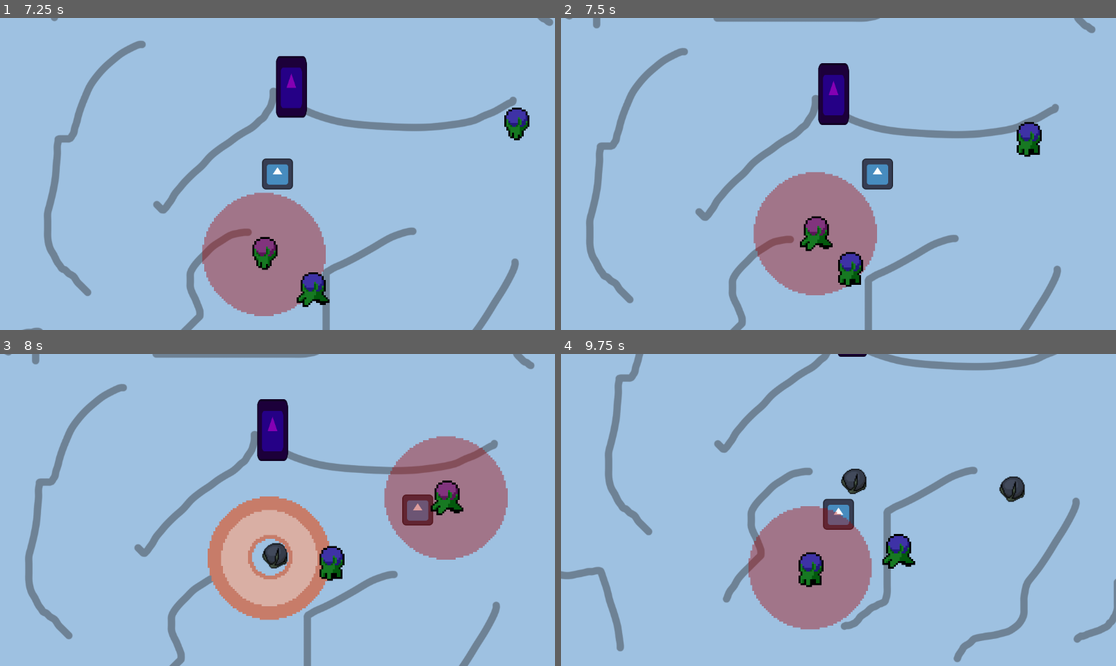
Above: before the commit, frames 1-4 (two rows, left to right).
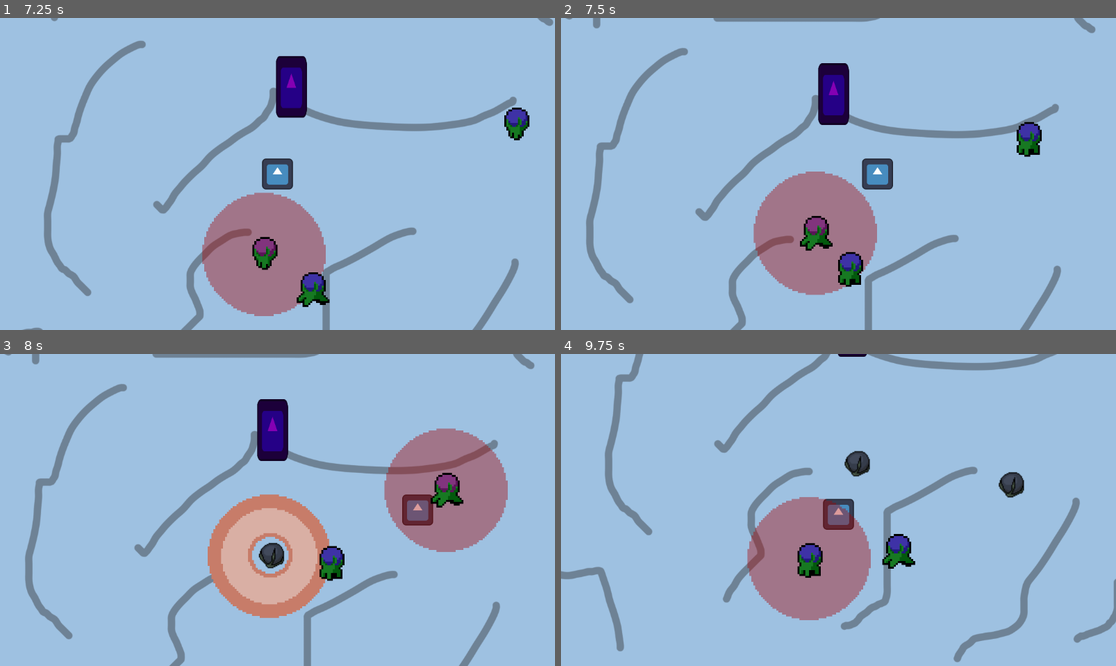
Above: after the commit, the same moments.

Repository: SleepyStudios/SummonerSurvivor
Game: Godot game, scene res://scenes/main.tscn
Same seed, same stepped clock (60 frames per second), same inputs: the game is played once before the commit and once after it. The engine's default icon, where the game draws it, is replaced by a stand-in: a white triangle on a blue panel in a dark square.
Inputs:
- Up to frame 1 (7.25 s): tap Enter at 0.5 s; hold Right (right) 0.53-1.28 s; tap Space (dash) every 0.75 s from 0.6 to 6.6 s; hold Down (down) 1.28-2.03 s; hold Right (right) 2.03-2.78 s; hold Up (up) 2.78-3.53 s; hold Left (left) 3.53-5.03 s; hold Down (down) 5.03-5.78 s; hold Right (right) 5.78-6.53 s; hold Up (up) from 6.53 s (still down)
- Up to frame 2 (7.5 s): release Up (up) at 7.28 s; hold Right (right) from 7.28 s (still down); tap Space (dash) at 7.35 s
- Up to frame 3 (8 s): keep holding Right (right)
- Up to frame 4 (9.75 s): release Right (right) at 8.03 s; hold Down (down) 8.03-8.78 s; tap Space (dash) at 8.1, 8.85, 9.6 s; hold Left (left) 8.78-9.53 s; hold Up (up) from 9.53 s (still down)

Frame 1 is identical in both runs. In frame 2, 0.2% of the frame differs, in the area x 34-57%, y 49-89%; in frame 3, 2.6%; in frame 4, 2.7%, in the area x 33-84%, y 30-89%.

Commit message:
fix collisions

Diff:
--- a/scenes/bomber.tscn
+++ b/scenes/bomber.tscn
@@ -145,6 +145,7 @@
 position = Vector2(80, 80)
 collision_layer = 2
 collision_mask = 6
+motion_mode = 1
 script = ExtResource("1_oushq")
 
 [node name="CollisionShape2D" type="CollisionShape2D" parent="."]
--- a/scripts/soul_pickup.gd
+++ b/scripts/soul_pickup.gd
@@ -1,7 +1,7 @@
 extends Node2D
 
-const ATTRACTION_DISTANCE = 320
-const MAX_SPEED = 280
+const ATTRACTION_DISTANCE = 220
+const MAX_SPEED = 360
 
 @onready var player: CharacterBody2D = $"../Player"
 
@@ -9,7 +9,7 @@
 
 func _get_speed() -> float:
 	var distance = position.distance_to(player.position)
-	return lerp(MAX_SPEED, 0, clamp(distance / ATTRACTION_DISTANCE, 0, 1))
+	return lerp(MAX_SPEED, 16, clamp(distance / ATTRACTION_DISTANCE, 0, 1))
 
 func _physics_process(_delta: float) -> void:
 	if player:
